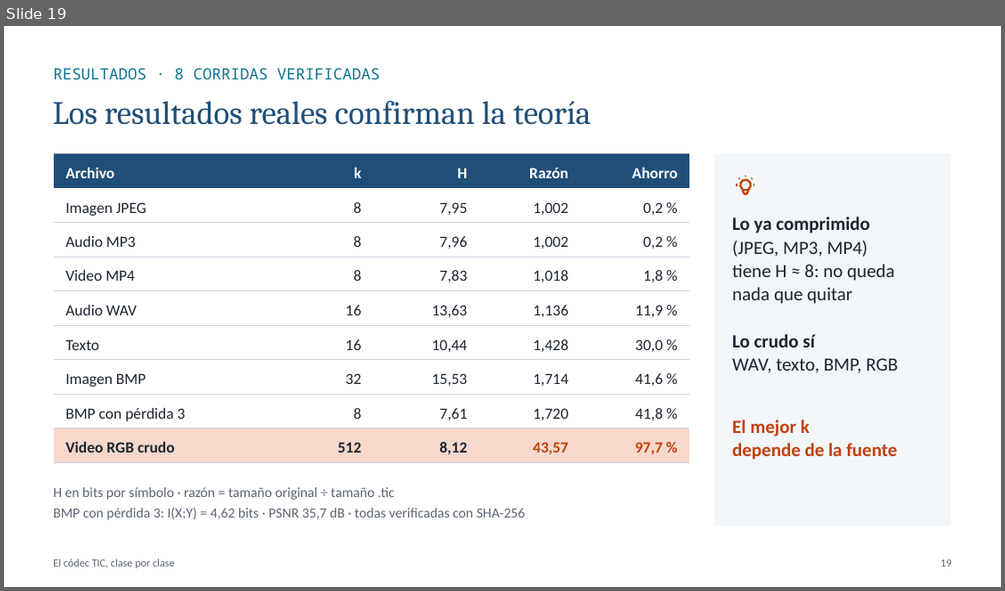
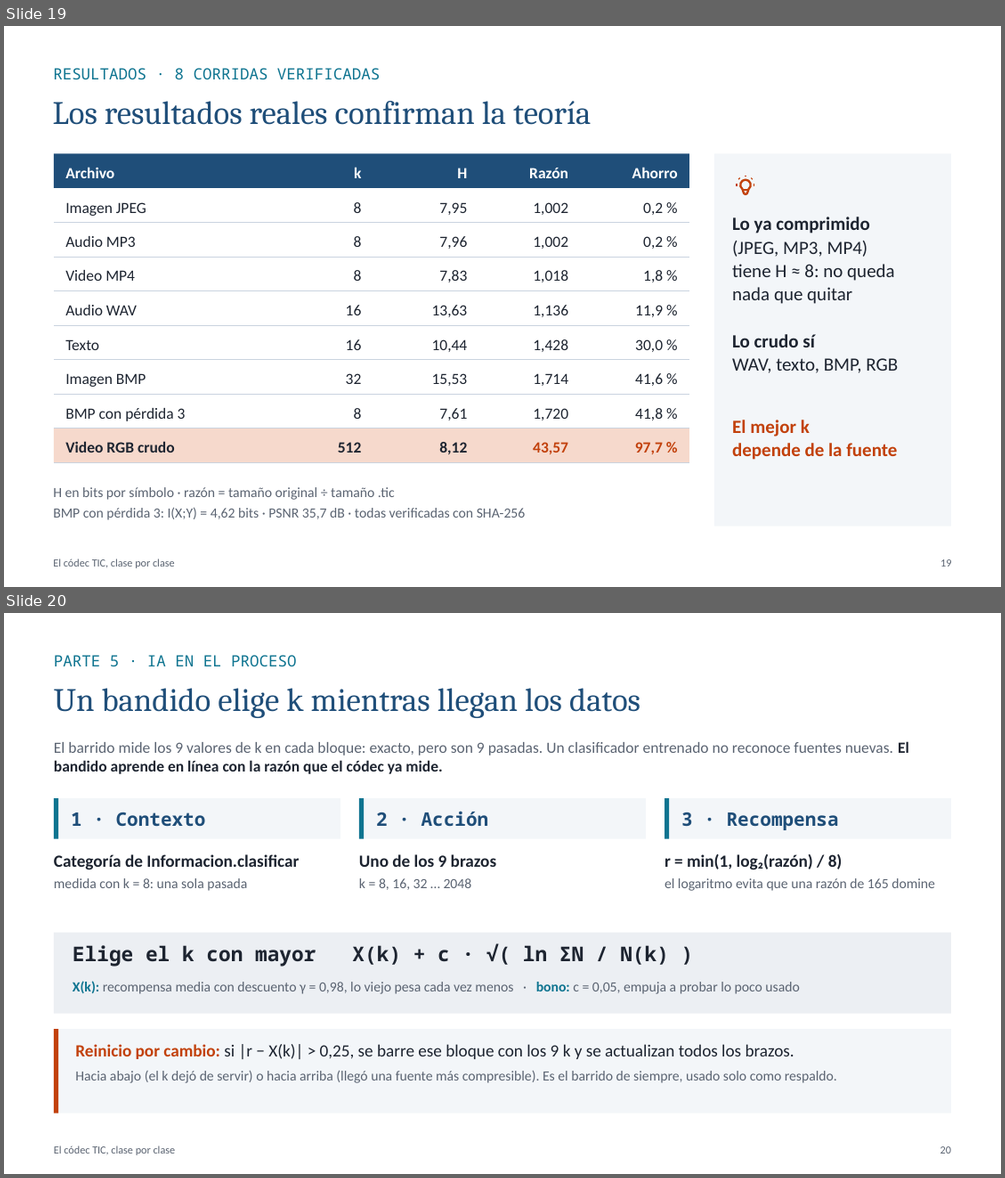
Before and after one commit to J4F3ET/UD.Lab3.TeoriaInformacion, a slide deck: docs/Codec_TIC_clase_por_clase.pptx. Shown one above the other, each under a label of ours: slide 19 before the commit, slides 19 and 20 after it. The pictures are 1005x591 and 1005x1178 pixels, drawn with LibreOffice and Linux fonts; fonts in the diff are those of the drawing. Boxes give left, top, right and bottom in pixels: in the first picture for what was removed or moved away, otherwise in the second. Text is boxed around its words. In the diff, an @@ line names an element or a change of style, - is before the commit and + after.

```diff
--- a/docs/Codec_TIC_clase_por_clase.pptx
+++ b/docs/Codec_TIC_clase_por_clase.pptx
@@ slide 20 added at [4,613,1001,1174], background #FFFFFF @@
@@ text added at [54,655,296,666], 15 pt, text #0E7490 @@
+PARTE 5 · IA EN EL PROCESO
@@ text added at [54,688,640,718], 31.5 pt, text #1F4E79 @@
+Un bandido elige k mientras llegan los datos
@@ text added at [54,741,909,774], 15 pt, text #5B6472 @@
+El barrido mide los 9 valores de k en cada bloque: exacto, pero son 9 pasadas. Un clasificador entrenado no reconoce fuentes nuevas. El bandido aprende en línea con la razón que el códec ya mide.
@@ rectangle added at [54,798,340,839], fill #F3F6F9 @@
@@ rectangle added at [54,798,58,839], fill #0E7490 @@
@@ rectangle added at [359,798,646,839], fill #F3F6F9 @@
@@ rectangle added at [359,798,364,839], fill #0E7490 @@
@@ rectangle added at [664,798,951,839], fill #F3F6F9 @@
@@ rectangle added at [664,798,669,839], fill #0E7490 @@
@@ text added at [71,812,206,826], 18 pt, text #1F4E79, bold @@
+1 · Contexto
@@ text added at [376,811,489,826], 18 pt, text #1F4E79, bold @@
+2 · Acción
@@ text added at [681,812,839,830], 18 pt, text #1F4E79, bold @@
+3 · Recompensa
@@ text added at [54,854,299,891], 16.5 pt, text #1D2430, bold @@
+Categoría de Informacion.clasificar
+medida con k = 8: una sola pasada
@@ text added at [359,854,496,890], 16.5 pt, text #1D2430, bold @@
+Uno de los 9 brazos
+k = 8, 16, 32 … 2048
@@ text added at [664,854,935,891], 13.5 pt, text #5B6472 @@
+r = min(1, log₂(razón) / 8)
+el logaritmo evita que una razón de 165 domine
@@ rectangle added at [54,933,952,1013], fill #ECEFF3 @@
@@ text added at [73,945,669,966], 19.5 pt, text #1D2430, bold @@
+Elige el k con mayor X(k) + c · √( ln ΣN / N(k) )
@@ text added at [73,981,799,994], 13.5 pt, text #5B6472 @@
+X(k): recompensa media con descuento γ = 0,98, lo viejo pesa cada vez menos · bono: c = 0,05, empuja a probar lo poco usado
@@ rectangle added at [54,1029,952,1112], fill #F3F6F9 @@
@@ rectangle added at [54,1029,58,1112], fill #C2410C @@
@@ text added at [75,1044,837,1083], 13.5 pt, text #5B6472 @@
+Reinicio por cambio: si |r − X(k)| > 0,25, se barre ese bloque con los 9 k y se actualizan todos los brazos.
+Hacia abajo (el k dejó de servir) o hacia arriba (llegó una fuente más compresible). Es el barrido de siempre, usado solo como respaldo.
@@ text added at [54,1145,176,1155], 10.5 pt, text #5B6472 @@
+El códec TIC, clase por clase
@@ text added at [940,1146,951,1153], 10.5 pt, text #5B6472 @@
+20
```
Also in this commit, not shown: 2 slides changed, 2 other slides added.
